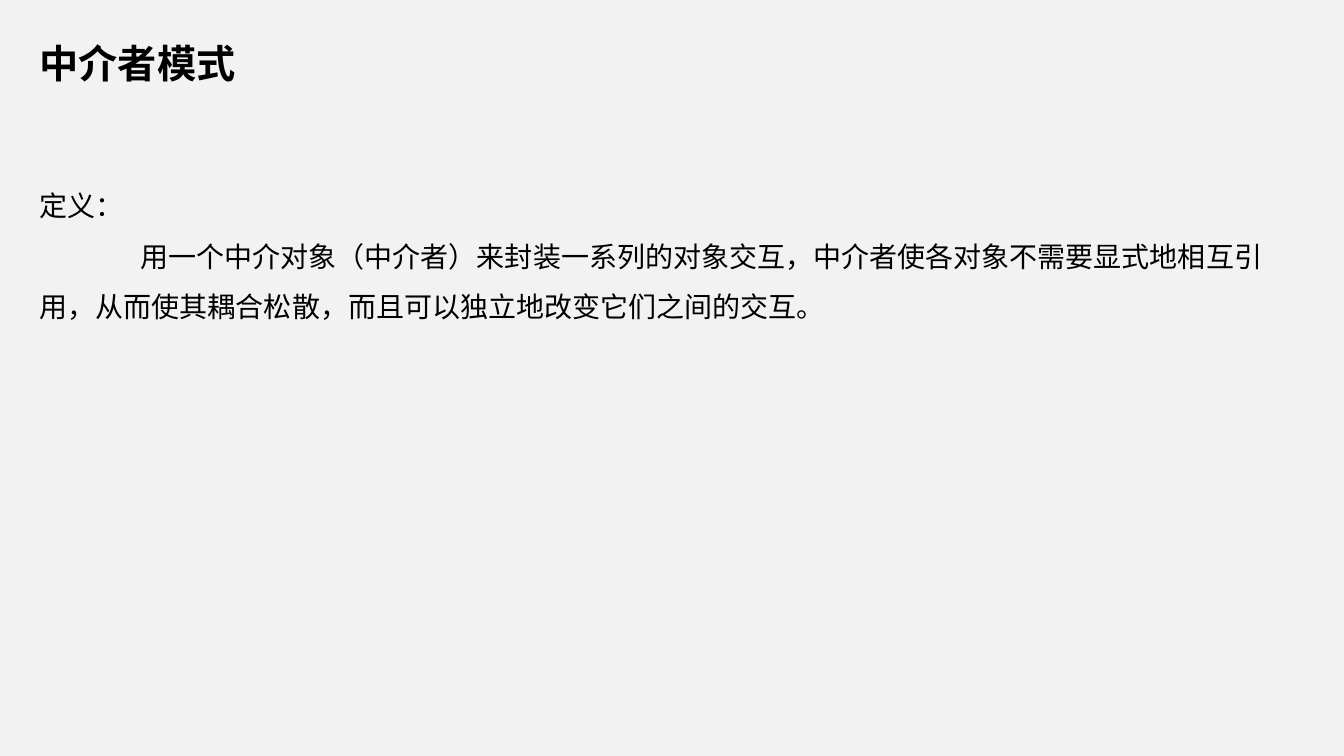
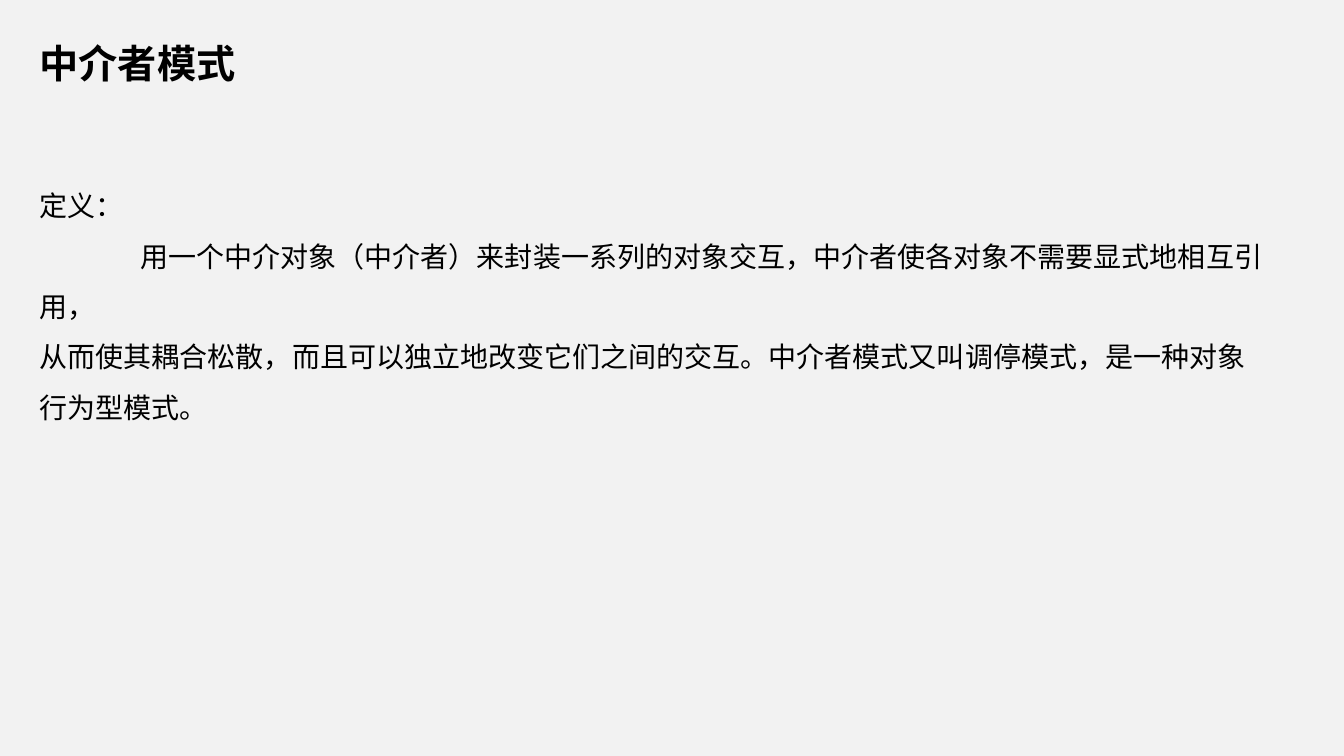
Before and after one commit to yangxueping1993/Java, a slide deck: slide 2 of 中介者模式和解释器模式.ppt (slide 4 before the commit). Drawn at 1344x756 pixels with LibreOffice and Linux fonts; fonts in the diff are those of the drawing. Boxes give left, top, right and bottom in pixels: in the first picture for what was removed or moved away, otherwise in the second. Text is boxed around its words. In the diff, an @@ line names an element or a change of style, - is before the commit and + after.

```diff
--- a/中介者模式和解释器模式.ppt
+++ b/中介者模式和解释器模式.ppt
@@ subtitle at [40, 243, 1262, 421]: text changed @@
-用一个中介对象（中介者）来封装一系列的对象交互，中介者使各对象不需要显式地相互引用，从而使其耦合松散，而且可以独立地改变它们之间的交互。
+用一个中介对象（中介者）来封装一系列的对象交互，中介者使各对象不需要显式地相互引用，
+从而使其耦合松散，而且可以独立地改变它们之间的交互。中介者模式又叫调停模式，是一种对象
+行为型模式。
```
Also in this commit, not shown: 8 other slides changed, 11 slides added, 5 slides removed, 6 other files.
